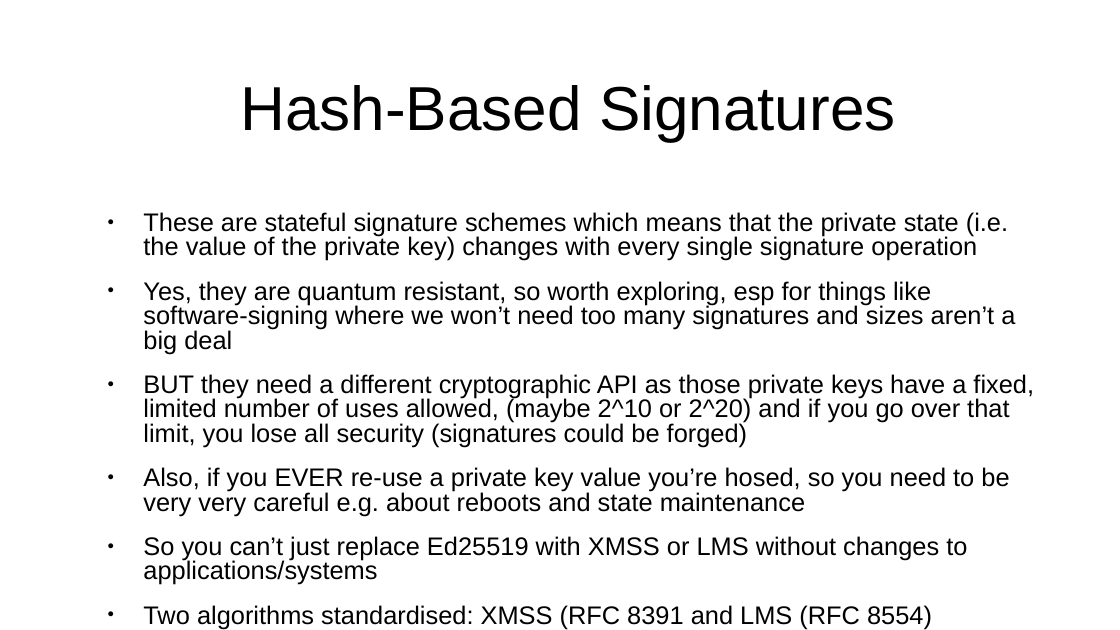
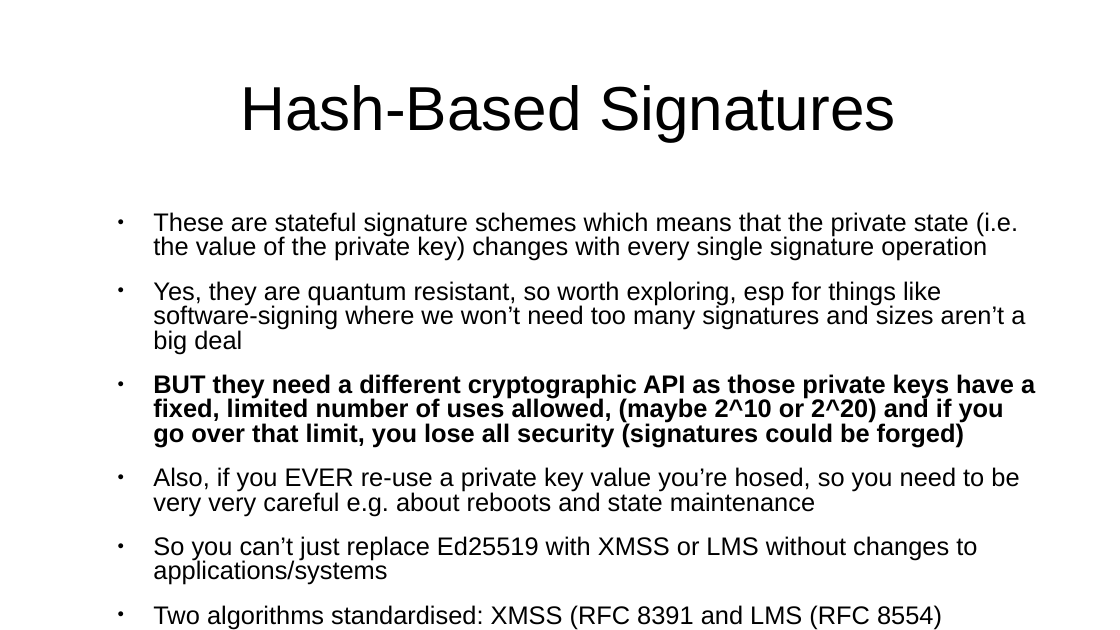
Before and after one commit to sftcd/cs7053, a slide deck: slide 12 of 2022lectures/05-pqc.odp. Drawn at 1120x630 pixels with LibreOffice and Linux fonts; fonts in the diff are those of the drawing. Boxes give left, top, right and bottom in pixels: in the first picture for what was removed or moved away, otherwise in the second. Text is boxed around its words. In the diff, an @@ line names an element or a change of style, - is before the commit and + after.

```diff
--- a/2022lectures/05-pqc.odp
+++ b/2022lectures/05-pqc.odp
@@ text "These are stateful signature schemes ..." at [153, 212, 1035, 629]: bold on in "BUT they need a different cryptographic API ..."; indent changed @@
```
Also in this commit, not shown: 11 other slides changed, 2 other files.
